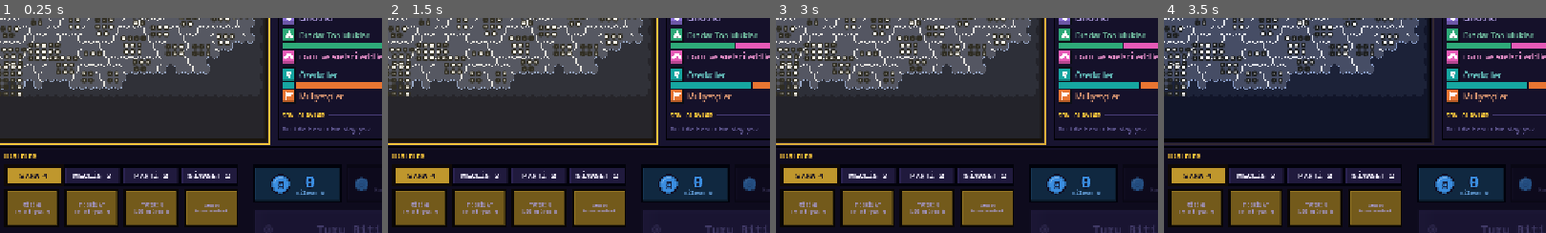
Above: before the commit, frames 1-4 (left to right).
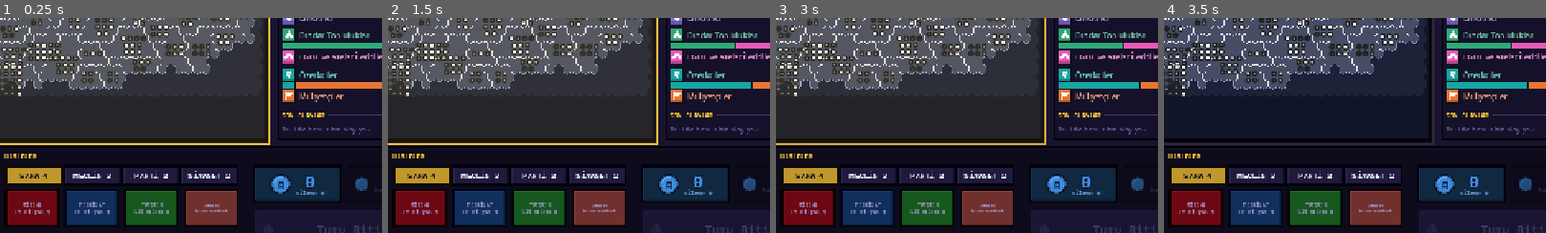
Above: after the commit, the same moments.

Repository: TriQue06/siyaset_oyunu_test_experimental
Game: Godot game, scene res://scenes/GameScreen.tscn
Two runs of this game, one before a commit and one after it. Both use one fixed random seed, a clock stepped at 60 frames per second and the inputs below. This scene is started directly instead of the project's main scene. Sound files missing from this copy of the repository are replaced by a short silence.
Inputs (mouse positions are % of the whole screen's width and height, from its top left):
- Up to frame 1 (0.25 s): no input
- Up to frame 2 (1.5 s): tap Enter at 0.5 s; move the mouse to (72, 45) at 0.52 s; hold Right 0.53-1.25 s; click (72, 45) at 0.67 s; tap Space at 0.77 s; drag from (30, 55) to (45, 70) at 1.27 s
- Up to frame 3 (3 s): move the mouse to (60, 28) at 2.02 s; hold Right 2.03-2.75 s; drag from (45, 70) to (20, 35) at 2.77 s
- Up to frame 4 (3.5 s): no input
The pictures show only the part of the screen within x 41-91%, y 44-94%; the shares and areas given below are measured in that part.

The runs differ from the first frame. In frame 1, 8.3% of the frame differs, in the area x 2-62%, y 80-97%; in frame 2, 8.3%; in frame 3, 8.3%; in frame 4, 8.3%.

Commit message:
Sürüm 0.0.215: tur 75 sn, karalama güçlendi, hamle ve meclis düğmeleri parti paletiyle aynı kalıpta
Co-Authored-By: Claude Opus 5.5 <noreply@anthropic.com>

Diff:
--- a/siyaset-oyunu/localization/en_source.json
+++ b/siyaset-oyunu/localization/en_source.json
@@ -1298,5 +1298,8 @@
 "Çekirdek gruplarda %%%d, diğerlerinde %%%d hitapla başlarsın; çekirdek gruplarda kazancın %d katıdır. Hitap yasa, miti …(248 unchanged characters)…
 "Burada miting yaparsan (odaksız; teşkilatla %d grup odağı seçebilirsin):": "If you rally here (unfocused; with your organisation you can pick %d focus groups):",
 "Burada miting yaparsan (teşkilatsız: etkisi düşük, odak seçilemez):": "If you rally here (no organisation: weak effect, no focus):",
-"SİYASET OYUNU": "POLITICS GAME"
+"SİYASET OYUNU": "POLITICS GAME",
+"onayla": "approve",
+"oy yok": "no vote",
+"reddet": "reject"
 }
--- a/siyaset-oyunu/project.godot
+++ b/siyaset-oyunu/project.godot
@@ -11,7 +11,7 @@
 [application]
 
 config/name="Siyaset Oyunu"
-config/version="0.0.214"
+config/version="0.0.215"
 run/main_scene="res://scenes/Lobby.tscn"
 config/quit_on_go_back=false
 config/features=PackedStringArray("4.7", "Forward Plus")
--- a/siyaset-oyunu/scripts/game_rules.gd
+++ b/siyaset-oyunu/scripts/game_rules.gd
@@ -167,7 +167,7 @@
 ## Süre sınırları (saniye). AFK kalan tek bir oyuncu oyunu kilitleyemesin diye.
 ## Tur süresi dolarsa sıra otomatik devredilir; hükümet kurma süresi dolarsa o teklif
 ## hakkı yanar; oylama süresi dolarsa oy vermeyenler ÇEKİMSER sayılır.
-static var TURN_TIMEOUT := 60.0
+static var TURN_TIMEOUT := 75.0
 const FORMATION_TIMEOUT := 120.0
 const VOTE_TIMEOUT := 30.0
 ## Seçim gecesi canlı sayım yayınının süresi ve bittikten sonra kesin sonucun
--- a/siyaset-oyunu/scripts/game_screen.gd
+++ b/siyaset-oyunu/scripts/game_screen.gd
@@ -264,6 +264,21 @@
 ## sütunlu. Butonlar paneli paylaşır, bu yüzden asgari ölçü küçük tutulur.
 ## 5 sütun (0.0.181, YARDIM eklendi): (392 - 4 × 8) / 5.
 const ACTION_BUTTON_WIDTH := 72.0
+## HAMLE VE MECLİS DÜĞMESİ RENKLERİ (0.0.215): parti kurma ekranındaki paletten.
+const ACTION_COLOR_MITING := Color("F2132A")    # kırmızı
+const ACTION_COLOR_AID := Color("FA6E66")       # somon
+const ACTION_COLOR_ORG := Color("2569CF")       # koyu mavi
+const ACTION_COLOR_INVEST := Color("31C440")    # yeşil
+const ACTION_COLOR_LAW := Color("7647CC")       # indigo
+const ACTION_COLOR_CENSURE := Color("A6325A")   # bordo
+const ACTION_COLOR_EARLY := Color("F0A824")     # sarı-turuncu
+const ACTION_COLOR_SPEECH := Color("3FB586")    # su yeşili
+const ACTION_COLOR_CONGRESS := Color("AB39DB")  # mor
+const ACTION_COLOR_INQUIRY := Color("244FB3")   # lacivert
+const ACTION_COLOR_ALLIANCE := Color("F27E1F")  # turuncu
+const VOTE_COLOR_YES := Color("31C440")         # yeşil
+const VOTE_COLOR_ABSTAIN := Color("FAD028")     # sarı
+const VOTE_COLOR_NO := Color("F2132A")          # kırmızı
 const ACTION_BUTTON_HEIGHT := 64.0
 const ACTION_BUTTON_GAP := 8
 var _action_grid: GridContainer
@@ -448,9 +463,9 @@
 	_abstain_button = Button.new()
 	# OY DÜĞMELERİ: simge üstte, ad altta; EVET yeşil, ÇEKİMSER sarı, HAYIR
 	# kırmızı. DAR SÜTUNDA DA SIĞSIN: üçü satırı eşit paylaşır.
-	_style_vote_button(vote_yes_button, L.t("EVET"), "evet", UiTheme.GREEN_DARK)
-	_style_vote_button(_abstain_button, L.t("ÇEKİMSER"), "cekimser", UiTheme.GOLD_DIM)
-	_style_vote_button(vote_no_button, L.t("HAYIR"), "hayir", UiTheme.RED_DARK)
+	_style_vote_button(vote_yes_button, L.t("EVET"), L.t("onayla"), VOTE_COLOR_YES)
+	_style_vote_button(_abstain_button, L.t("ÇEKİMSER"), L.t("oy yok"), VOTE_COLOR_ABSTAIN)
+	_style_vote_button(vote_no_button, L.t("HAYIR"), L.t("reddet"), VOTE_COLOR_NO)
 	_abstain_button.pressed.connect(_on_vote_pressed.bind(GovernmentManager.VOTE_ABSTAIN))
 	vote_yes_button.get_parent().add_child(_abstain_button)
 	vote_yes_button.get_parent().move_child(_abstain_button, vote_yes_button.get_index() + 1)
@@ -3833,15 +3848,17 @@
 	GovernmentManager.cast_vote(choice)
 
 ## Oy düğmesi: simge üstte, ad altta, kendi renginde (kapalıyken koyulaşır).
-func _style_vote_button(button: Button, title: String, icon_name: String, color: Color) -> void:
-	button.text = title
-	button.custom_minimum_size = Vector2(44, 46)
+## Meclis oy düğmesi hamle düğmesiyle aynı: iki satır (ad + kısa açıklama),
+## aynı yazı ölçümü, aynı renkli zemin; simge yok.
+func _style_vote_button(button: Button, title: String, subtitle: String, color: Color) -> void:
+	button.icon = null
+	button.custom_minimum_size = Vector2(ACTION_BUTTON_WIDTH, ACTION_BUTTON_HEIGHT)
 	button.size_flags_horizontal = Control.SIZE_EXPAND_FILL
 	button.clip_text = true
-	button.add_theme_font_size_override("font_size", 10)
+	button.add_theme_constant_override("line_spacing", -1)
+	_set_action_text(button, title, subtitle)
 	button.set_meta("action_color", color)
 	UiSkin.skin_action_button(button, color, true)
-	UiSkin.set_top_icon(button, icon_name, 20)
 
 ## Oylama butonları: teklif yokken (ya da oyumu kullandıysam) koyu ve
 ## tıklanamaz, oylama açıkken renkli.
@@ -4070,41 +4087,41 @@
 	filler.size_flags_vertical = Control.SIZE_EXPAND_FILL
 	filler.mouse_filter = Control.MOUSE_FILTER_IGNORE
 	actions_vbox.add_child(filler)
-	_law_button = _action_button(L.t("YASA"), GameRules.cost_text(GameRules.LAW_FUNDS_COST), UiTheme.PURPLE, "", ActionTab.MECLIS)
+	_law_button = _action_button(L.t("YASA"), GameRules.cost_text(GameRules.LAW_FUNDS_COST), ACTION_COLOR_LAW, "", ActionTab.MECLIS)
 	_law_button.pressed.connect(_on_law_button_pressed)
 	_law_button.tooltip_text = L.t("Bir seçmen grubu için yasa sun: o grupta destek kazanırsın, karşıt grup biraz soğur. Geçerse puan. Dönemde bir kez.")
-	_miting_button = _action_button(L.t("MİTİNG"), GameRules.cost_text(GameRules.MITING_FUNDS_COST), UiTheme.RED, "miting", ActionTab.SAHA)
+	_miting_button = _action_button(L.t("MİTİNG"), GameRules.cost_text(GameRules.MITING_FUNDS_COST), ACTION_COLOR_MITING, "miting", ActionTab.SAHA)
 	_miting_button.pressed.connect(_on_miting_button_pressed)
 	_miting_button.tooltip_text = L.t("İlde oy kazandırır ve partini ilin kalabalık seçmen gruplarına yaklaştırır. Teşkilat ister; provokasyon riski vardır.")
-	_org_button = _action_button(L.t("TEŞKİLAT"), GameRules.cost_text(GameRules.ORG_FUNDS_COST), UiTheme.BLUE, "teskilat", ActionTab.SAHA)
+	_org_button = _action_button(L.t("TEŞKİLAT"), GameRules.cost_text(GameRules.ORG_FUNDS_COST), ACTION_COLOR_ORG, "teskilat", ActionTab.SAHA)
 	_org_button.pressed.connect(_on_org_button_pressed)
 	_org_button.tooltip_text = L.t("İlde kalıcı güç ve anket; yerel bağışlarla kasana düzenli para getirir.")
-	_invest_button = _action_button(L.t("YATIRIM"), GameRules.cost_text(Economy.INVEST_COST), UiTheme.GREEN_DARK, "yatirim", ActionTab.SAHA)
+	_invest_button = _action_button(L.t("YATIRIM"), GameRules.cost_text(Economy.INVEST_COST), ACTION_COLOR_INVEST, "yatirim", ActionTab.SAHA)
 	_invest_button.pressed.connect(_on_invest_button_pressed)
 	_invest_button.tooltip_text = L.t("Güçlü yerel etki: ildeki bütün seçmen memnun olur. Devlet hazinesinden (gerekirse parti kasasından) ödenir; sadece hükümet partileri.")
-	_censure_button = _action_button(L.t("GENSORU"), GameRules.cost_text(GameRules.CENSURE_FUNDS_COST), UiTheme.RED_DARK, "gensoru", ActionTab.MECLIS)
+	_censure_button = _action_button(L.t("GENSORU"), GameRules.cost_text(GameRules.CENSURE_FUNDS_COST), ACTION_COLOR_CENSURE, "gensoru", ActionTab.MECLIS)
 	_censure_button.pressed.connect(_on_censure_button_pressed)
 	_censure_button.tooltip_text = L.t("Hükümeti düşürmeye çalış: meclis oylar. Reddedilirse küçük bir itibar kaybı.")
-	_early_button = _action_button(L.t("ERKEN SEÇİM"), GameRules.cost_text(GameRules.EARLY_ELECTION_FUNDS_COST), UiTheme.GOLD, "erken_secim", ActionTab.MECLIS)
+	_early_button = _action_button(L.t("ERKEN SEÇİM"), GameRules.cost_text(GameRules.EARLY_ELECTION_FUNDS_COST), ACTION_COLOR_EARLY, "erken_secim", ActionTab.MECLIS)
 	_early_button.pressed.connect(_on_early_button_pressed)
 	_early_button.tooltip_text = L.t("Erken seçim önergesi: kabul edilirse dönem sonunda sandık kurulur.")
 	# GRUP TOPLANTISI: sıra sendeyken açık, sırada bir kez.
-	_speech_button = _action_button(L.t("TOPLANTI"), GameRules.cost_text(GameRules.SPEECH_FUNDS_COST), UiTheme.GOLD_DIM, "grup_toplantisi", ActionTab.PARTI)
+	_speech_button = _action_button(L.t("TOPLANTI"), GameRules.cost_text(GameRules.SPEECH_FUNDS_COST), ACTION_COLOR_SPEECH, "grup_toplantisi", ActionTab.PARTI)
 	_speech_button.tooltip_text = L.t("Grup toplantısı: bir seçmen grubunun sorunlarını konuş. O grupta kısa süreli destek (bu dönem güçlü, sonra hızla söner). Dönemde bir kez, isteğe bağlı.")
 	_speech_button.pressed.connect(_on_speech_button_pressed)
 	# KONGRE: genel başkan kendi sırasında (en az bir seçim geçtiyse) kongreye
 	# gider; partide üye kalan eski başkan kongre ister.
-	_congress_button = _action_button(L.t("KONGRE"), _congress_cost_text(), UiTheme.PURPLE.darkened(0.3), "kongre", ActionTab.PARTI)
+	_congress_button = _action_button(L.t("KONGRE"), _congress_cost_text(), ACTION_COLOR_CONGRESS, "kongre", ActionTab.PARTI)
 	_congress_button.pressed.connect(_on_congress_button_pressed)
 	_congress_button.tooltip_text = L.t("Genel başkan: partini kongreye götür, liderliğini tazele. Üye: kongre iste, başkanlığı geri almaya çalış.")
 	# AFET YARDIMI: sadece bir afet sürerken; tutarı oyuncu belirler.
-	_aid_button = _action_button(L.t("YARDIM"), L.t("tutar serbest"), UiTheme.RED.darkened(0.15), "yardim", ActionTab.SAHA)
+	_aid_button = _action_button(L.t("YARDIM"), L.t("tutar serbest"), ACTION_COLOR_AID, "yardim", ActionTab.SAHA)
 	_aid_button.pressed.connect(_on_aid_button_pressed)
 	_aid_button.tooltip_text = L.t("Afet bölgesine yardım götür: tutarı sen belirlersin. Hükümetsen devlet hazinesinden de ödeyebilirsin. Yatırımdan çok daha güçlü ve hemen etki eder; seçmen gruplarına dokunmaz.")
-	_inquiry_button = _action_button(L.t("SORUŞTURMA"), GameRules.cost_text(Economy.INQUIRY_FUNDS_COST), UiTheme.PURPLE.darkened(0.1), "sorusturma", ActionTab.SIYASET)
+	_inquiry_button = _action_button(L.t("SORUŞTURMA"), GameRules.cost_text(Economy.INQUIRY_FUNDS_COST), ACTION_COLOR_INQUIRY, "sorusturma", ActionTab.SIYASET)
 	_inquiry_button.pressed.connect(_on_inquiry_button_pressed)
 	_inquiry_button.tooltip_text = L.t("Bir partinin harcamalarına finansman soruşturması aç: devlet parasıyla miting usulsüzlüktür, kendi kasasından ödeyen itibar kazanır.")
-	_alliance_button = _action_button(L.t("İTTİFAK"), L.t("görüntüle"), UiTheme.GOLD, "", ActionTab.SIYASET)
+	_alliance_button = _action_button(L.t("İTTİFAK"), L.t("görüntüle"), ACTION_COLOR_ALLIANCE, "", ActionTab.SIYASET)
 	_alliance_button.pressed.connect(_on_alliance_button_pressed)
 	_alliance_button.tooltip_text = L.t("İttifakları görüntüle, kur veya partileri davet et ve katıl.")
 
@@ -4116,15 +4133,15 @@
 
 ## Hamle butonu: ızgaraya eklenir, sabit kutu boyutunda kalır ve yazı taşarsa
 ## kırpılır — böylece hiçbir buton komşusunu itemez.
-func _action_button(title: String, cost_text: String, _color: Color, _icon_name: String = "", tab: int = ActionTab.SAHA) -> Button:
+func _action_button(title: String, cost_text: String, color: Color, _icon_name: String = "", tab: int = ActionTab.SAHA) -> Button:
 	var button := Button.new()
 	button.custom_minimum_size = Vector2(ACTION_BUTTON_WIDTH, ACTION_BUTTON_HEIGHT)
 	button.size_flags_horizontal = Control.SIZE_EXPAND_FILL
 	button.clip_text = true
 	button.add_theme_constant_override("line_spacing", -1)
 	_set_action_text(button, title, cost_text)
-	button.set_meta("action_color", UiTheme.GOLD)
-	UiSkin.skin_action_button(button, UiTheme.GOLD, true)
+	button.set_meta("action_color", color)
+	UiSkin.skin_action_button(button, color, true)
 	_action_grid.add_child(button)
 	_action_tab_of[button] = tab
 	button.visible = tab == _action_tab
--- a/siyaset-oyunu/scripts/multiplayer_manager.gd
+++ b/siyaset-oyunu/scripts/multiplayer_manager.gd
@@ -81,7 +81,7 @@
 var election_threshold: float = THRESHOLD_DEFAULT
 ## Oyun süresi: seçimler kaç turda bir ve kaç seçim olacak (bkz. GameRules.configure).
 var election_interval: int = GameRules.DEFAULT_ELECTION_INTERVAL
-const WORLD_DEFAULTS := {"province_scale": 1.0, "province_seats": 300, "national_seats": 200, "turn_seconds": 60}
+const WORLD_DEFAULTS := {"province_scale": 1.0, "province_seats": 300, "national_seats": 200, "turn_seconds": 75}
 const WORLD_OPTIONS := {"province_scale": [0.75, 1.0, 1.25], "province_seats": [150, 200, 250, 300, 350, 400, 450, 500, 550, 600, 650, 700, 750], "national_seats": [0, 50, 100, 150, 200, 250, 300], "turn_seconds": [30, 45, 60, 75, 90, 105, 120]}
 var world_settings: Dictionary = WORLD_DEFAULTS.duplicate()
 var vote_timeout: int = 30
--- a/siyaset-oyunu/scripts/public_opinion.gd
+++ b/siyaset-oyunu/scripts/public_opinion.gd
@@ -176,11 +176,11 @@
 # --- Karalama -----------------------------------------------------------------
 ## Hedefin kaybı = DAMAGE / (1 + DEFENSE_FACTOR × hedefin il gücü)
 ## Karalayanın kazancı = GAIN × (1 + ATTACK_FACTOR × karalayanın il gücü)
-const PROPAGANDA_DAMAGE := 5.0
+const PROPAGANDA_DAMAGE := 8.0
 ## Karalama bir partinin il puanını bunun altına İTEMEZ: parti sarsılır ama o
 ## ilden silinmez, karşı kampanyayla toparlanabilir.
-const PROPAGANDA_FLOOR := -3.0
-const PROPAGANDA_GAIN := 1.5
+const PROPAGANDA_FLOOR := -6.0
+const PROPAGANDA_GAIN := 2.5
 const PROPAGANDA_DEFENSE_FACTOR := 0.2
 const PROPAGANDA_ATTACK_FACTOR := 0.3
 ## Bir partinin bir ildeki GÜCÜ = APPEAL_WEIGHT × grup uyumu (0..1, bkz.
--- a/siyaset-oyunu/tools/vote_swap_preview.gd
+++ b/siyaset-oyunu/tools/vote_swap_preview.gd
@@ -7,7 +7,14 @@
 	for i in n:
 		await process_frame
 
+var _scene: Node
+
 func _shot(name: String) -> void:
+	# Afet / olay gazetesi düğmeleri örtmesin.
+	if _scene != null and _scene.get("_event_fx") != null:
+		for i in 4:
+			_scene._event_fx.skip()
+	await process_frame
 	root.get_texture().get_image().save_png("%s/%s.png" % [OS.get_user_data_dir(), name])
 	print("screenshot: ", name)
 
@@ -44,23 +51,24 @@
 			gm._apply_vote(mm.owner_id, gm.VOTE_YES)
 	var scene: Node = (load("res://scenes/GameScreen.tscn") as PackedScene).instantiate()
 	root.add_child(scene)
+	_scene = scene
 	await _frames(30)
 	if DisplayServer.get_name() == "headless":
 		quit()
 		return
-	_shot("vote_swap_0_before")
+	await _shot("vote_swap_0_before")
 	gm.result_hold_seconds = 999.0
 	gm.submit_law(mm.owner_id, "law:isveren")
 	print("oylama: ", gm.is_voting())
 	await create_timer(0.12).timeout
-	_shot("vote_swap_1_moving")
+	await _shot("vote_swap_1_moving")
 	await create_timer(1.0).timeout
-	_shot("vote_swap_2_swapped")
+	await _shot("vote_swap_2_swapped")
 	gm._clear_proposal()
 	gm._set_phase(gm.Phase.IDLE)
 	print("oylama bitti: ", not gm.is_voting())
 	await create_timer(0.3).timeout
-	_shot("vote_swap_3_wait")
+	await _shot("vote_swap_3_wait")
 	await create_timer(1.2).timeout
-	_shot("vote_swap_4_back")
+	await _shot("vote_swap_4_back")
 	quit()
Not shown, changed: siyaset-oyunu/export_presets.cfg
Not shown, changed: siyaset-oyunu/localization/en.po
